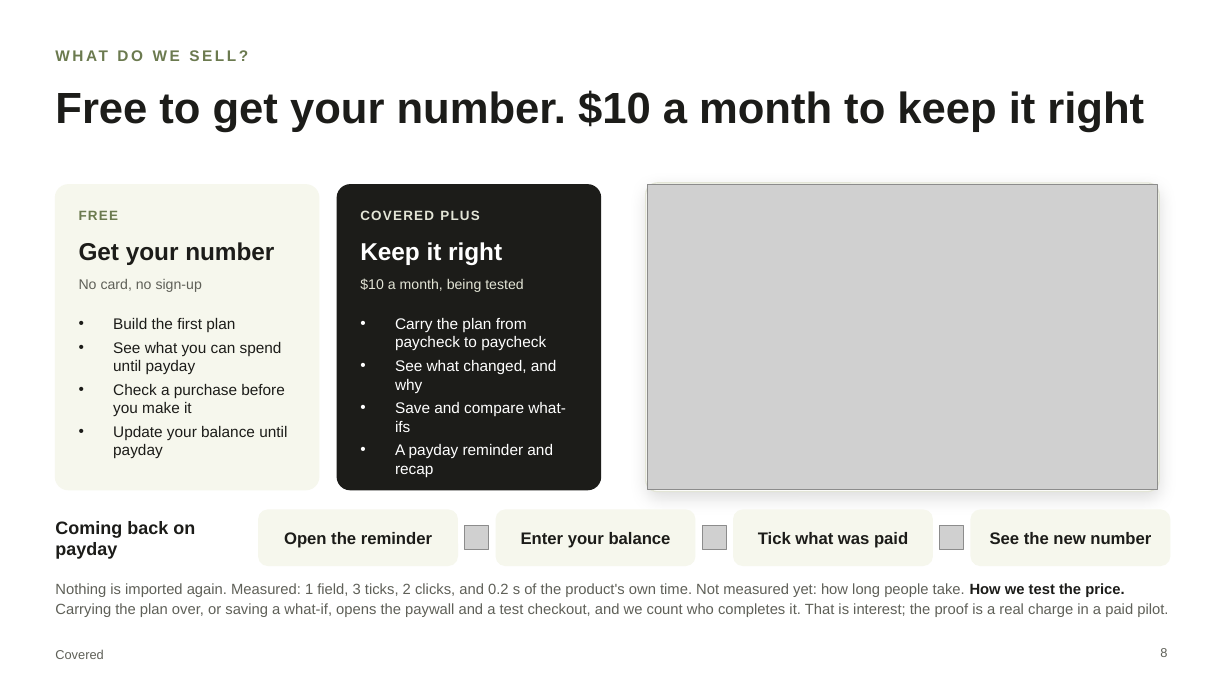
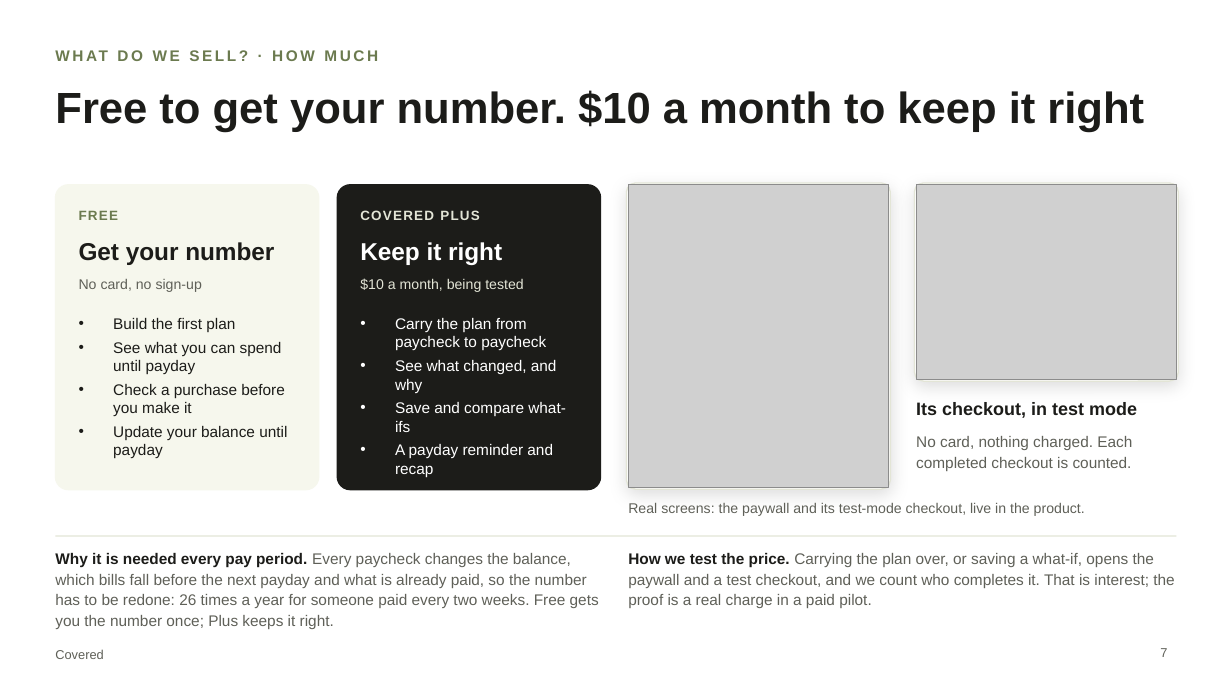
Before and after one commit to chinusoid/FractureTeam, a slide deck: slide 7 of pitch/covered-pitch.pptx (slide 8 before the commit). Drawn at 1232x693 pixels with LibreOffice and Linux fonts; fonts in the diff are those of the drawing; grey boxes stand for pictures. Boxes give left, top, right and bottom in pixels: in the first picture for what was removed or moved away, otherwise in the second. Text is boxed around its words. In the diff, an @@ line names an element or a change of style, - is before the commit and + after.

```diff
--- a/pitch/covered-pitch.pptx
+++ b/pitch/covered-pitch.pptx
@@ text at bbox=[55, 46, 795, 74]: text changed @@
-WHAT DO WE SELL?
+WHAT DO WE SELL? · HOW MUCH
@@ rounded rectangle: place and size @@
-rounded rectangle at bbox=[646, 183, 1160, 492]
+rounded rectangle at bbox=[627, 183, 891, 489]
@@ rounded rectangle at bbox=[627, 183, 891, 489]: proportions changed @@
@@ picture: place and size @@
-picture at bbox=[648, 185, 1158, 490]
+picture at bbox=[628, 185, 889, 487]
@@ rounded rectangle added at bbox=[915, 183, 1179, 382], fill #FFFFFF, outline #E3E5D6 1 pt @@
@@ picture added at bbox=[917, 185, 1177, 380] @@
@@ text added at bbox=[916, 402, 1137, 418], 14 pt, text #1C1C19, bold @@
+Its checkout, in test mode
@@ text added at bbox=[916, 436, 1132, 471], 12 pt, text #5F6058 @@
+No card, nothing charged. Each completed checkout is counted.
@@ text added at bbox=[628, 503, 1085, 516], 11 pt, text #5F6058 @@
+Real screens: the paywall and its test-mode checkout, live in the product.
@@ text removed at bbox=[55, 521, 195, 559] @@
-Coming back on payday
@@ line added from (55, 536) to (1177, 536), #E3E5D6 1 pt @@
@@ rounded rectangle removed at bbox=[259, 510, 457, 566] @@
@@ text removed at bbox=[284, 532, 432, 548] @@
-Open the reminder
@@ picture removed at bbox=[465, 526, 489, 550] @@
@@ rounded rectangle removed at bbox=[496, 510, 695, 566] @@
@@ text removed at bbox=[521, 532, 671, 548] @@
-Enter your balance
@@ picture removed at bbox=[702, 526, 726, 550] @@
@@ rounded rectangle removed at bbox=[734, 510, 933, 566] @@
@@ text removed at bbox=[758, 532, 908, 548] @@
-Tick what was paid
@@ picture removed at bbox=[940, 526, 964, 550] @@
@@ rounded rectangle removed at bbox=[971, 510, 1170, 566] @@
@@ text removed at bbox=[990, 532, 1151, 544] @@
-See the new number
@@ text added at bbox=[55, 553, 599, 629], 12 pt, text #5F6058 @@
+Why it is needed every pay period. Every paycheck changes the balance, which bills fall before the next payday and what is already paid, so the number has to be redone: 26 times a year for someone paid every two weeks. Free gets you the number once; Plus keeps it right.
@@ text at bbox=[628, 553, 1174, 608]: text changed; size 11.5 to 12 pt @@
-Nothing is imported again. Measured: 1 field, 3 ticks, 2 clicks, and 0.2 s of the product's own time. Not measured yet: how long people take. How we test the price. Carrying the plan over, or saving a what-if, opens the paywall and a test checkout, and we count who completes it. That is interest; the proof is a real charge in a paid pilot.
+How we test the price. Carrying the plan over, or saving a what-if, opens the paywall and a test checkout, and we count who completes it. That is interest; the proof is a real charge in a paid pilot.
@@ page number at bbox=[1160, 648, 1167, 657]: text changed @@
-8
+7
```
Also in this commit, not shown: 6 other slides changed, 1 slide added, 1 slide removed, 4 other files.
